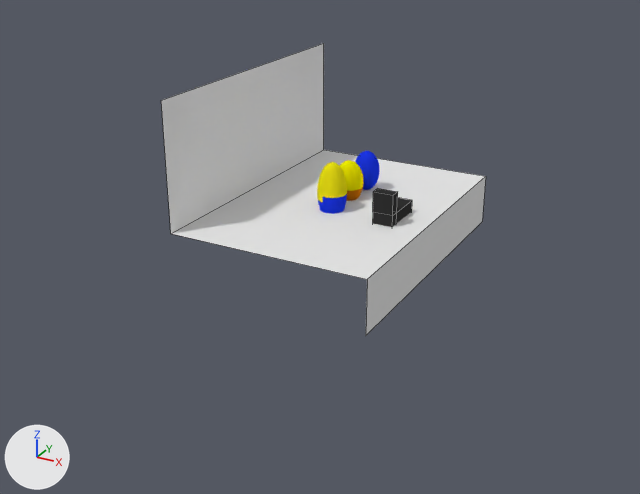
The Blender file 03-Scenes/Szene.blend, before and after one commit.
Both versions are drawn from a 50 mm lens placed at (20.9, -40.4, 17.3), pointed at (0.3, -3.0, -1.4). The axes (+X, +Y, +Z) are drawn at lower left. The lights are the same throughout. Mesh edges are drawn as thin lines on the coarser meshes.

Script lines for the objects in view, before the commit:
```python
mat_material_001 = diffuse_material('Material.001')
mat_material_001.base_color = (0.8, 0.8, 0.8)  # white #e7e7e7
me_cube_001 = bpy.data.meshes.new('Cube.001')
me_cube_001.from_pydata(...)  # 16 vertices, 14 faces; spans x -1.0..1.0, y -1.53..1.0, z -1.0..2.78
me_cube_001.materials.append(mat_material_006)  # black #313131
me_plane = bpy.data.meshes.new('Plane')
me_plane.from_pydata([(-1.0, -1.0, 0.0), (1.0, -1.0, 0.0), (-1.0, 1.0, 0.0), (1.0, 1.0, 0.0), (-1.0, -1.0, 6.81), (-1.0, 1.0, 6.81), (1.0, -1.0, -2.88), (1.0, 1.0, -2.88)], [], [(0, 1, 3, 2), (0, 2, 5, 4), (3, 1, 6, 7)])
me_plane.materials.append(mat_material_001)  # white #e7e7e7
me_sphere = bpy.data.meshes.new('Sphere')
me_sphere.from_pydata(...)  # 482 vertices, 512 faces; spans x -1.0..1.0, y -1.0..1.0, z -1.0..1.0
me_sphere.polygons.foreach_set('use_smooth', [True] * 512)
# faces by material slot: [224, 288]
me_sphere.materials.append(mat_material_003)  # orange #c7700b
me_sphere.materials.append(mat_material_004)  # yellow #e7e200
ob_cube = bpy.data.objects.new('Cube', me_cube_001)
ob_cube.location = (3.34, -0.35, 0.0)
ob_cube.scale = (-0.554, 1.0, 0.626)
ob_plane = bpy.data.objects.new('Plane', me_plane)
ob_plane.location = (0.0, 0.0, 0.0)
ob_plane.scale = (5.46, 8.0, 1.0)
ob_sphere = bpy.data.objects.new('Sphere', me_sphere)
ob_sphere.location = (0.0, 0.9, 0.93)
ob_sphere.scale = (0.791, 0.791, 1.21)
# also in view: 'Sphere.001' at (0.0, -1.1, 0.9)
```
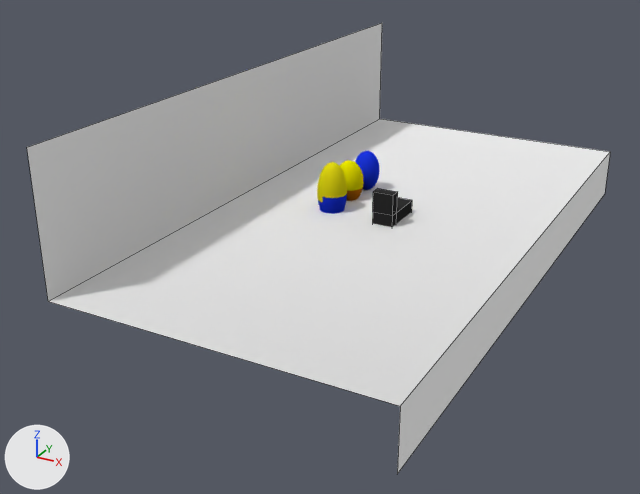
Changed parts and their boxes (x1, y1, x2, y2) in the pictures (640 x 494 px; the box of a moved part takes in the faces that stretch with it):
'GroupPlane', added: after (27, 23, 610, 474)
'Plane', no longer drawn: before (161, 43, 486, 335)
part 1 of me_plane, moved or reshaped: before (161, 43, 486, 335); after (27, 23, 610, 474)

What changed in the scene script:
```text
Change mat_material_001:
    remove n0 = _N.new('ShaderNodeOutputMaterial'); n0.name = 'Material Output.001'
    remove n1 = _N.new('ShaderNodeBsdfDiffuse'); n1.name = 'Diffuse BSDF'
    remove _L.new(n1.outputs[0], n0.inputs[0])  # 'BSDF' to 'Surface'
    add n2 = _N.new('ShaderNodeOutputMaterial'); n2.name = 'Material Output'
    add n3 = _N.new('ShaderNodeBsdfAnisotropic'); n3.name = 'Glossy BSDF'
    add n3.distribution = 'BECKMANN'
    add n3.inputs[0].default_value = (1.0, 1.0, 1.0, 1.0)  # 'Color', white #ffffff
    add n3.inputs[1].default_value = 1.0  # 'Roughness'
    add _L.new(n3.outputs[0], n2.inputs[0])  # 'BSDF' to 'Surface'
Change me_plane:
    where me_plane.from_pydata(...)  # 8 vertices, 3 faces; spans x -1.0..1.0, y -1.0..1.0, z -2.88..6.81
    used by ob_plane; location = (0.0, 0.0, 0.0); scale = (5.46, 8.0, 1.0)
    me_plane part 1: the whole mesh is scaled about its middle by (1.49, 2.06, 1), then moved by (0.49, 0.0, 0.0)
Add col_groupplane:
    col_groupplane = bpy.data.collections.new('GroupPlane')
    col_groupplane.objects.link(ob_plane)
Add ob_groupplane:
    ob_groupplane = bpy.data.objects.new('GroupPlane', None)
    ob_groupplane.location = (0.0, 0.0, 0.0)
    ob_groupplane.show_instancer_for_render = False
    ob_groupplane.instance_type = 'COLLECTION'
    ob_groupplane.instance_collection = col_groupplane
```
